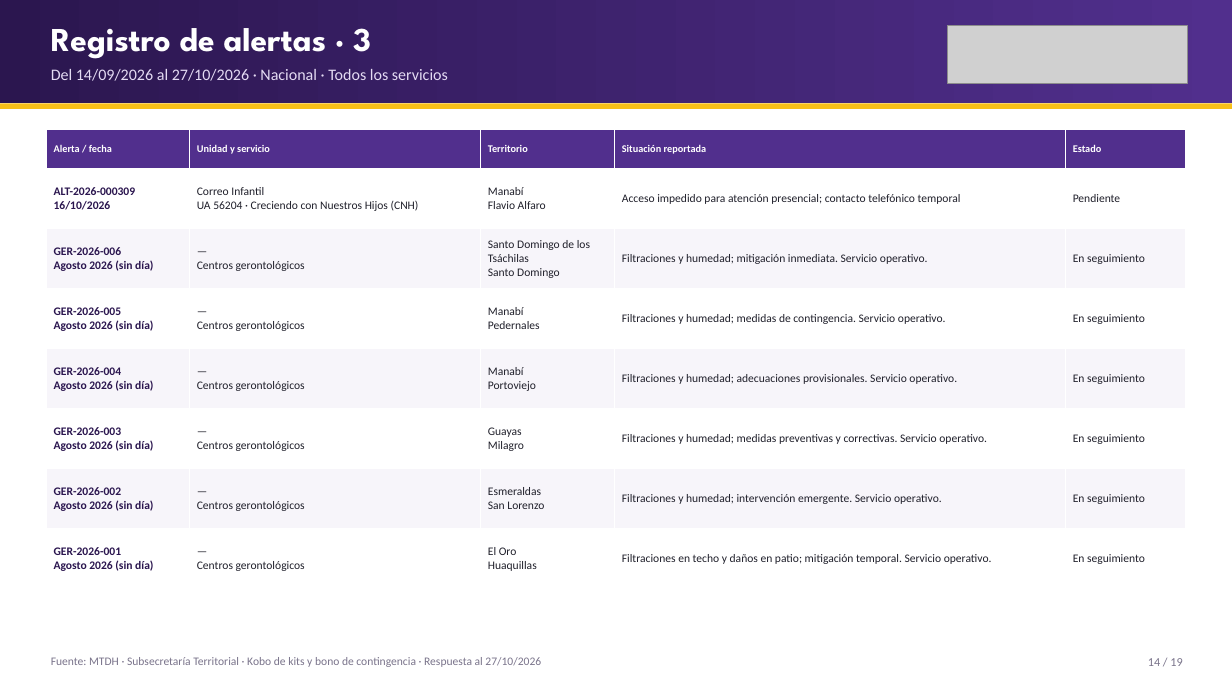
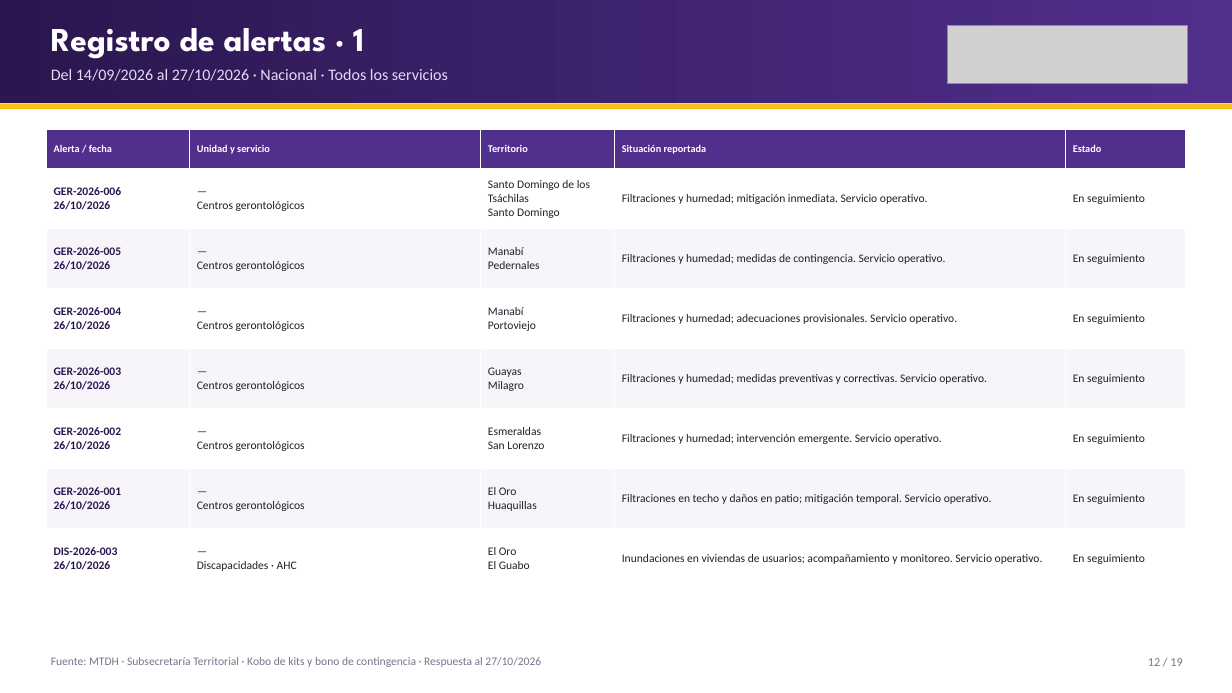
Before and after one commit to JuanAmbuludi/Sistema-Reporte-MTDH, a slide deck: slide 12 of docs/reportes/Seguimiento_ENOS_2026-10-26.pptx (slide 14 before the commit). Drawn at 1232x693 pixels with LibreOffice and Linux fonts; fonts in the diff are those of the drawing; grey boxes stand for pictures. Boxes give left, top, right and bottom in pixels: in the first picture for what was removed or moved away, otherwise in the second. Text is boxed around its words. In the diff, an @@ line names an element or a change of style, - is before the commit and + after.

```diff
--- a/docs/reportes/Seguimiento_ENOS_2026-10-26.pptx
+++ b/docs/reportes/Seguimiento_ENOS_2026-10-26.pptx
@@ text at bbox=[51, 28, 364, 59]: text changed @@
-Registro de alertas · 3
+Registro de alertas · 1
@@ table at bbox=[46, 129, 1186, 589] @@
-row 2: ALT-2026-000309 16/10/2026 | Correo Infantil UA 56204 · Creciendo con Nuestros Hijos (CNH) | Manabí Flavio Alfaro | Acceso impedido para atención presencial; contacto telefónico temporal | Pendiente
+row 2: GER-2026-006 26/10/2026 | — Centros gerontológicos | Santo Domingo de los Tsáchilas Santo Domingo | Filtraciones y humedad; mitigación inmediata. Servicio operativo. | En seguimiento
-row 3: GER-2026-006 Agosto 2026 (sin día) | — Centros gerontológicos | Santo Domingo de los Tsáchilas Santo Domingo | Filtraciones y humedad; mitigación inmediata. Servicio operativo. | En seguimiento
+row 3: GER-2026-005 26/10/2026 | — Centros gerontológicos | Manabí Pedernales | Filtraciones y humedad; medidas de contingencia. Servicio operativo. | En seguimiento
-row 4: GER-2026-005 Agosto 2026 (sin día) | — Centros gerontológicos | Manabí Pedernales | Filtraciones y humedad; medidas de contingencia. Servicio operativo. | En seguimiento
+row 4: GER-2026-004 26/10/2026 | — Centros gerontológicos | Manabí Portoviejo | Filtraciones y humedad; adecuaciones provisionales. Servicio operativo. | En seguimiento
-row 5: GER-2026-004 Agosto 2026 (sin día) | — Centros gerontológicos | Manabí Portoviejo | Filtraciones y humedad; adecuaciones provisionales. Servicio operativo. | En seguimiento
+row 5: GER-2026-003 26/10/2026 | — Centros gerontológicos | Guayas Milagro | Filtraciones y humedad; medidas preventivas y correctivas. Servicio operativo. | En seguimiento
-row 6: GER-2026-003 Agosto 2026 (sin día) | — Centros gerontológicos | Guayas Milagro | Filtraciones y humedad; medidas preventivas y correctivas. Servicio operativo. | En seguimiento
+row 6: GER-2026-002 26/10/2026 | — Centros gerontológicos | Esmeraldas San Lorenzo | Filtraciones y humedad; intervención emergente. Servicio operativo. | En seguimiento
-row 7: GER-2026-002 Agosto 2026 (sin día) | — Centros gerontológicos | Esmeraldas San Lorenzo | Filtraciones y humedad; intervención emergente. Servicio operativo. | En seguimiento
+row 7: GER-2026-001 26/10/2026 | — Centros gerontológicos | El Oro Huaquillas | Filtraciones en techo y daños en patio; mitigación temporal. Servicio operativo. | En seguimiento
-row 8: GER-2026-001 Agosto 2026 (sin día) | — Centros gerontológicos | El Oro Huaquillas | Filtraciones en techo y daños en patio; mitigación temporal. Servicio operativo. | En seguimiento
+row 8: DIS-2026-003 26/10/2026 | — Discapacidades · AHC | El Oro El Guabo | Inundaciones en viviendas de usuarios; acompañamiento y monitoreo. Servicio operativo. | En seguimiento
@@ text at bbox=[1148, 658, 1182, 666]: text changed @@
-14 / 19
+12 / 19
```
Also in this commit, not shown: 4 other slides changed, 8 other files.
